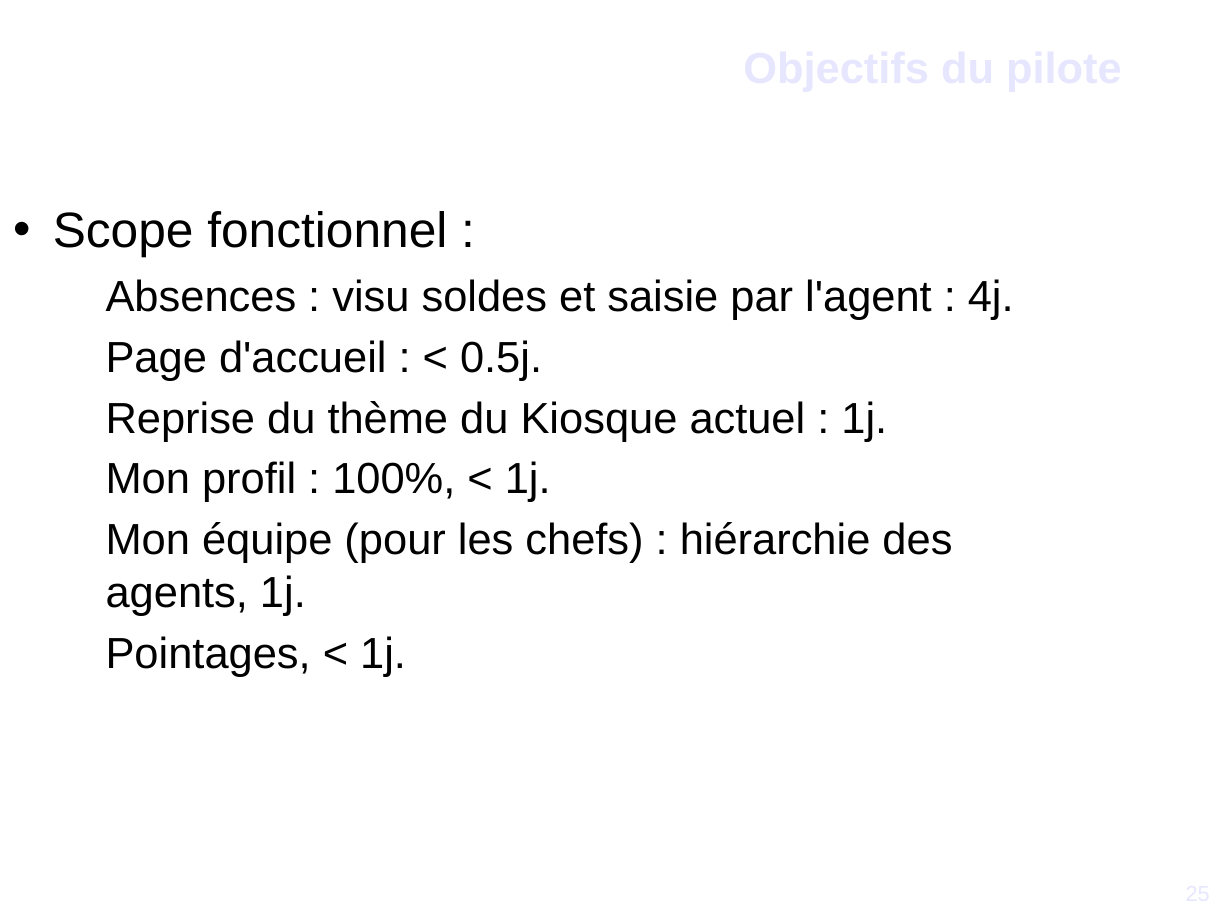
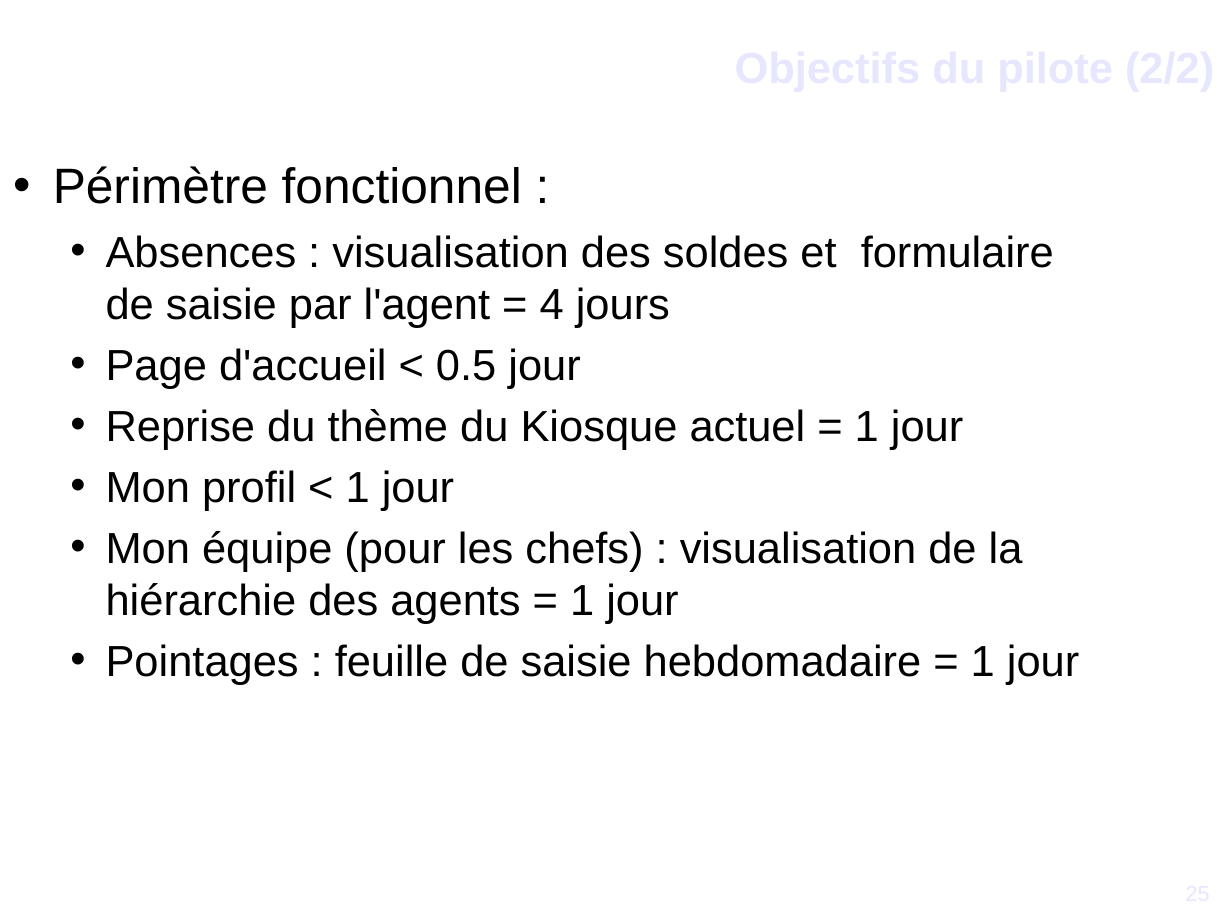
Before and after one commit to DSI-Ville-Noumea/sirh-kiosque-j2ee-old, a slide deck: slide 25 of src/site/resources/Vers_un_Kiosque_RH_J2EE.odp. Drawn at 1232x924 pixels with LibreOffice and Linux fonts; fonts in the diff are those of the drawing; background and template pictures are left out. Boxes give left, top, right and bottom in pixels: in the first picture for what was removed or moved away, otherwise in the second. Text is boxed around its words. In the diff, an @@ line names an element or a change of style, - is before the commit and + after.

```diff
--- a/src/site/resources/Vers_un_Kiosque_RH_J2EE.odp
+++ b/src/site/resources/Vers_un_Kiosque_RH_J2EE.odp
@@ title at bbox=[114, 40, 1214, 93]: text changed @@
-Objectifs du pilote
+Objectifs du pilote (2/2)
@@ text at bbox=[53, 166, 1079, 685]: text changed @@
-• Scope fonctionnel :
-  − Absences : visu soldes et saisie par l'agent : 4j.
-  − Page d'accueil : < 0.5j.
-  − Reprise du thème du Kiosque actuel : 1j.
-  − Mon profil : 100%, < 1j.
-  − Mon équipe (pour les chefs) : hiérarchie des agents, 1j.
-  − Pointages, < 1j.
+• Périmètre fonctionnel :
+  • Absences : visualisation des soldes et formulaire de saisie par l'agent = 4 jours
+  • Page d'accueil < 0.5 jour
+  • Reprise du thème du Kiosque actuel = 1 jour
+  • Mon profil < 1 jour
+  • Mon équipe (pour les chefs) : visualisation de la hiérarchie des agents = 1 jour
+  • Pointages : feuille de saisie hebdomadaire = 1 jour
```
Also in this commit, not shown: 10 other slides changed.
